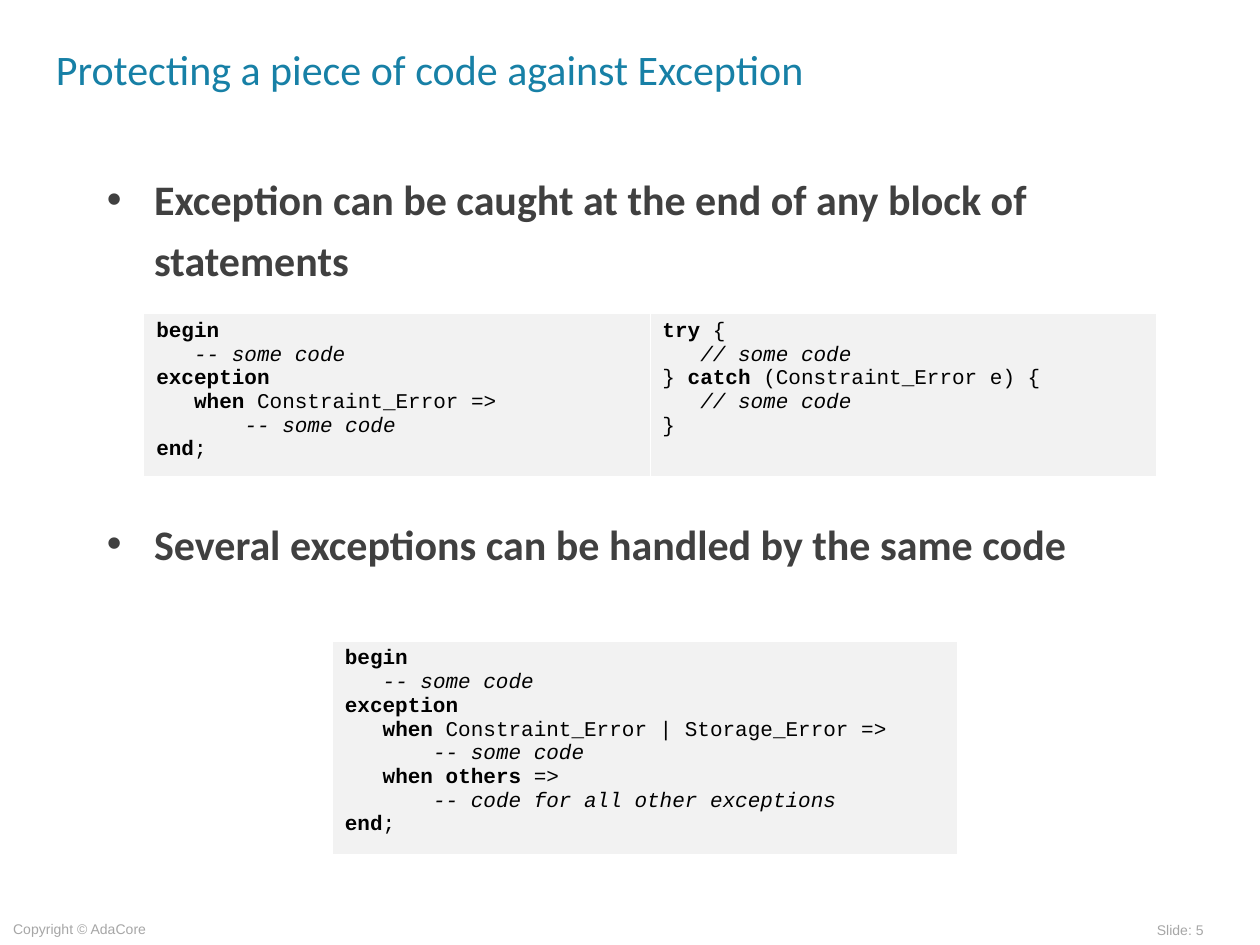
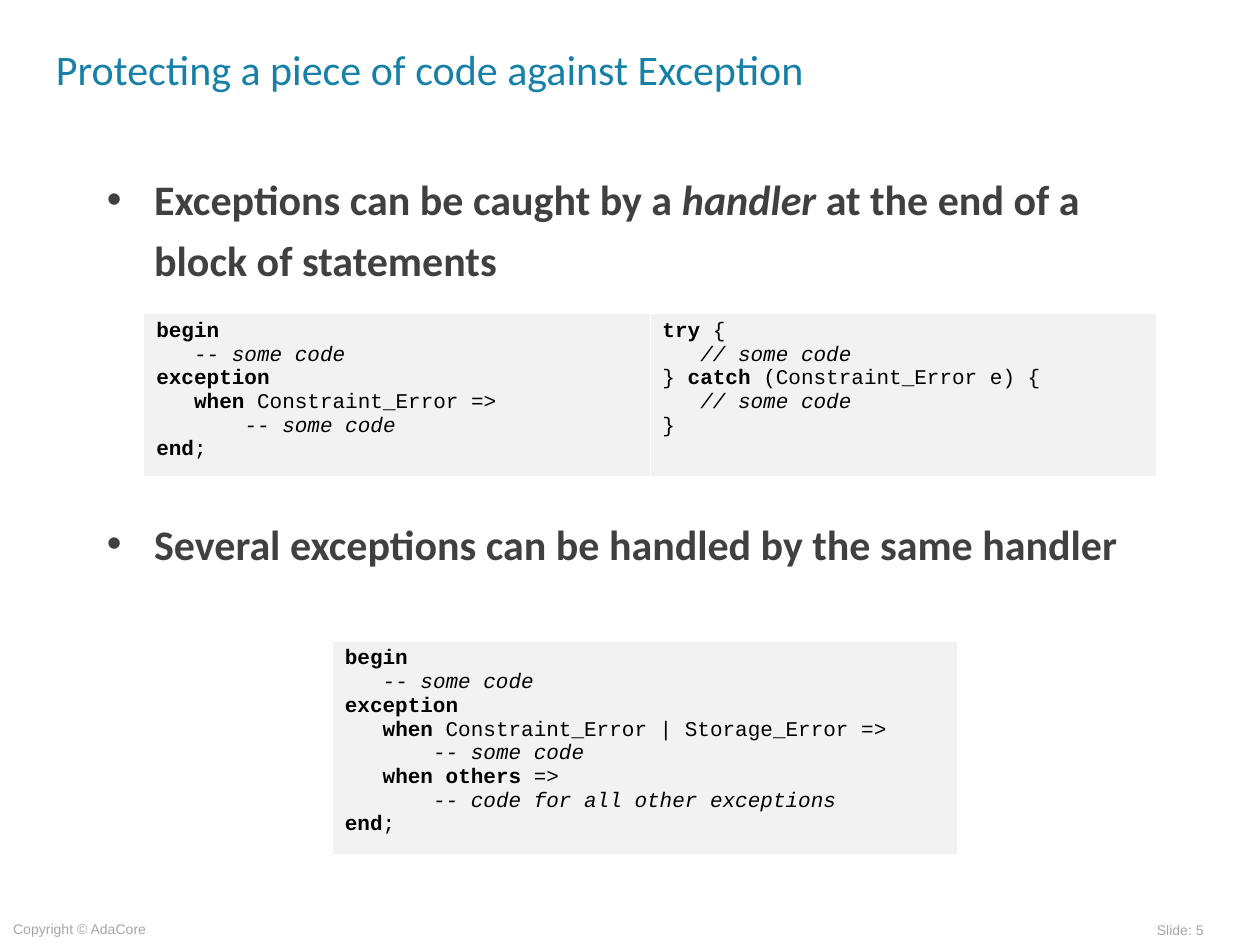
Before and after one commit to AdaCoreU/Courses, a slide deck: slide 5 of lectures/03_Programming_in_the_Large/01_Exceptions/slides/Exceptions.ppt. Drawn at 1260x945 pixels with LibreOffice and Linux fonts; fonts in the diff are those of the drawing; background and template pictures are left out. Boxes give left, top, right and bottom in pixels: in the first picture for what was removed or moved away, otherwise in the second. Text is boxed around its words. In the diff, an @@ line names an element or a change of style, - is before the commit and + after.

```diff
--- a/lectures/03_Programming_in_the_Large/01_Exceptions/slides/Exceptions.ppt
+++ b/lectures/03_Programming_in_the_Large/01_Exceptions/slides/Exceptions.ppt
@@ text at (154, 185, 1117, 567): text changed @@
-• Exception can be caught at the end of any block of statements
-• Several exceptions can be handled by the same code
+• Exceptions can be caught by a handler at the end of a block of statements
+• Several exceptions can be handled by the same handler
```
Also in this commit, not shown: 7 other slides changed, 1 other file.
